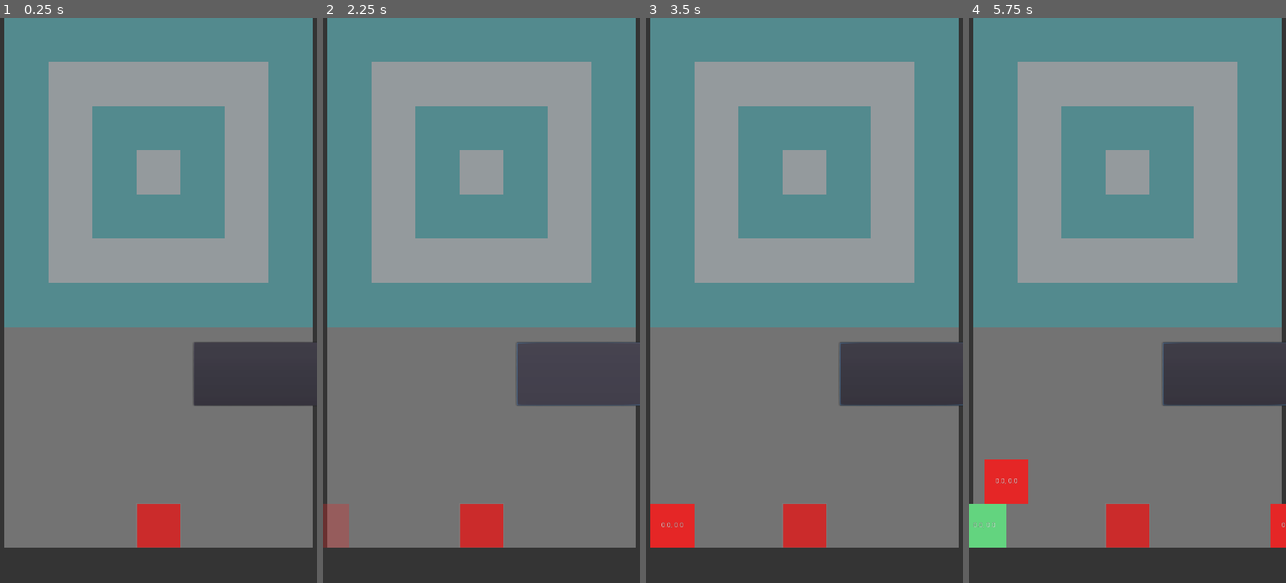
Above: before the commit, frames 1-4 (left to right).
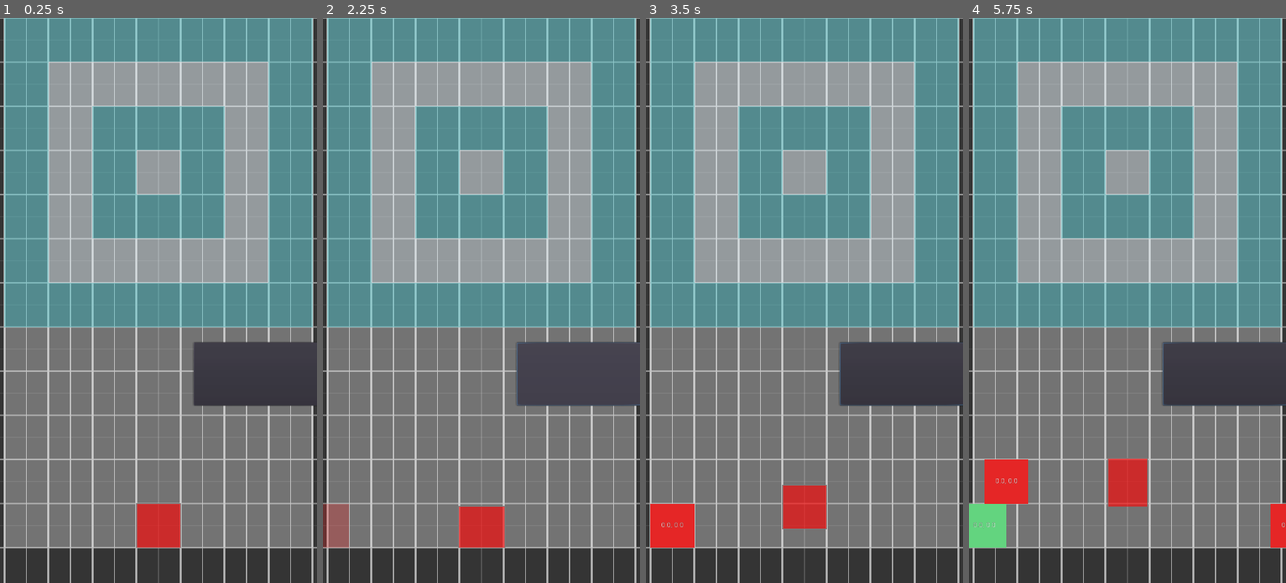
Above: after the commit, the same moments.

Repository: funexpected/jamper
Game: Godot game, scene res://level.tscn
Same seed, same stepped clock (60 frames per second), same inputs: the game is played once before the commit and once after it. This scene is started directly instead of the project's main scene.
Inputs (mouse positions are in pixels of both pictures, inside the frame that each line leads up to):
- Up to frame 1 (0.25 s): no input
- Up to frame 2 (2.25 s): click (579, 373) at 0.5 s; click (579, 373) at 1.25 s; click (579, 373) at 2 s
- Up to frame 3 (3.5 s): move the mouse to (874, 272) at 2.77 s; click (874, 272) at 2.92 s
- Up to frame 4 (5.75 s): move the mouse to (1064, 328) at 3.52 s; click (1064, 328) at 3.67 s; move the mouse to (1159, 176) at 4.27 s; click (1159, 176) at 4.42 s; move the mouse to (1111, 413) at 5.02 s; click (1111, 413) at 5.17 s

The runs differ from the first frame. In frame 1, 9.4% of the frame differs, in the area x 0-100%, y 0-100%; in frame 2, 9.5%; in frame 3, 10%; in frame 4, 11%.
Error before the commit: Parse Error: The function "get_active_squares" already exists in this class (at line 30). (res://level.gd:34)

Commit message:
add grandma jump_and_slide animation

Diff:
--- a/grandma.gd
+++ b/grandma.gd
@@ -9,11 +9,14 @@
 onready var obj = $back
 onready var sprite = $sprite
 
+var moving = NONE
+
 func _ready():
 	pass
 	#while is_inside_tree():
 	#	yield(anim_jump(), "completed")
 	#	yield(Time.wait(1), "completed")
+
 
 func set_texture(value):
 	texture = value
@@ -25,7 +28,8 @@
 var is_busy = false
 
 func _process(delta):
-	pass
+	if moving:
+		position += Vector2(moving, 0) * delta * 75 / Time.TICK
 
 func _jump(time, prepare = true):
 	if !is_busy:
@@ -36,12 +40,13 @@
 		is_busy = false
 
 var jumping = false
-func jump(t):
+func jump():
 	if jumping:
 		yield(Time.defer(), "completed")
 		return
 	jumping = true
-	pause_in(2)
+	var t = Time.TICK * 4
+	#pause_in(2)
 	yield(tw\
 		.ip(sprite, "scale", Vector2(1,1), Vector2(1.1, 0.9), t*0.1)\
 		.ip(sprite, "scale", Vector2(1.1, 0.9), Vector2(0.8, 1.2), t*0.1, tw.SINE, tw.INOUT, t*0.1)\
@@ -59,7 +64,19 @@
 	pass
 
 func jump_and_slide(dir):
-	pass
+	if jumping:
+		yield(Time.defer(), "completed")
+		return
+	jumping = true
+	var t = Time.TICK * 4
+	yield(tw\
+		.ip(sprite, "scale", Vector2(1,1), Vector2(1.1, 0.9), t*0.1)\
+		.ip(sprite, "scale", Vector2(1.1, 0.9), Vector2(0.8, 1.2), t*0.1, tw.SINE, tw.INOUT, t*0.1)\
+		.ip(sprite, "scale", Vector2(0.9, 1.1), Vector2(1, 1), t*0.1, tw.SINE, tw.INOUT, t*0.2)\
+		.ip(sprite, "position:y", sprite.position.y, sprite.position.y - 150, t*0.3, tw.CUBIC, tw.OUT, t*0.2),
+	"completed")
+	jumping = false
+	moving = dir
 
 func pause_in(ticks):
 	for i in range(ticks):
--- a/level.gd
+++ b/level.gd
@@ -25,10 +25,8 @@
 
 	if is_need_to_jump:
 		is_need_to_jump = false
-		grandma.jump(Time.TICK*4)
-
-func get_active_squares():
-	pass
+		grandma.jump()
+		#grandma.jump_and_slide(GrandMa.RIGHT)
 
 
 func get_active_squares():
